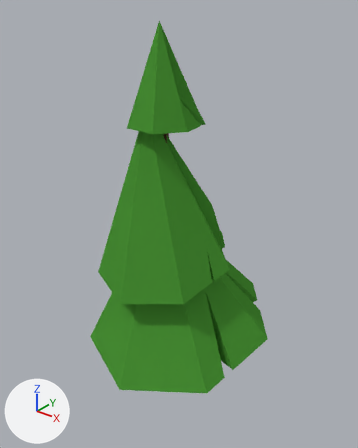
One commit to the Blender file Assets/Models/GrandPineTree.blend: the scene before it, then after it.
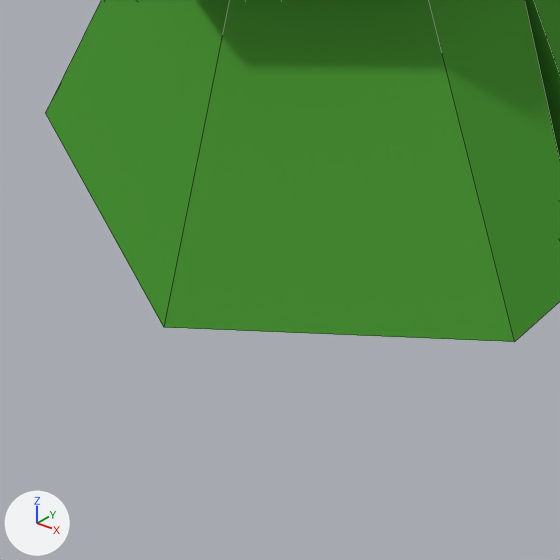
There are two pictures of each version: one whole from a camera (50 mm lens) standing at (13.39, -16.23, 19.86) and looking at (-0.22, 0.78, 9.31), one close up on the part from 22% to 61% of the width and 69% to 100% of the height. Arrows for +X, +Y and +Z are at lower left; the lights stay in place. The close-ups show mesh edges as thin lines.
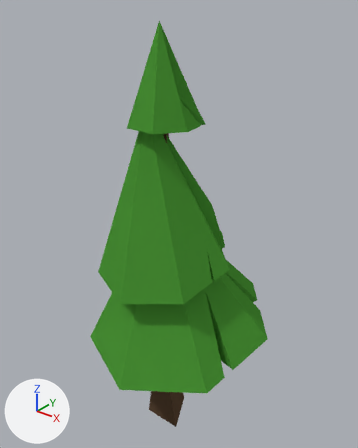
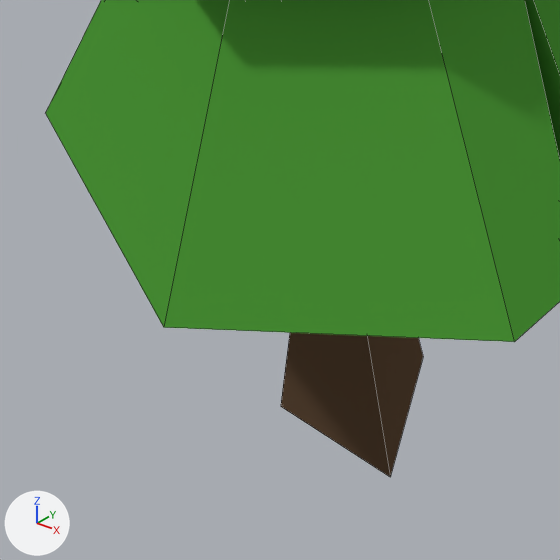
The newer file is also turned or shifted as a whole; pictures and numbers use the older file's frame.

Diff of the bpy script that builds the scene:
```diff
--- a/Assets/Models/GrandPineTree.blend.py
+++ b/Assets/Models/GrandPineTree.blend.py
@@ me_cone_000 @@
+me_cone_000.from_pydata([(-0.11, 0.91, 2.05), (0.51, -0.59, 2.51), (-0.68, -0.59, 2.51), (0.0, 1.33, 0.0), (1.0, -0.67, 0.0), (-1.0, -0.67, 0.0)], [], [(2, 0, 3, 5), (3, 4, 5), (1, 2, 5, 4), (0, 1, 4, 3), (0, 2, 1)])
+for i in [1, 4]: me_cone_000.polygons[i].material_index = 1
+me_cone_000.materials.append(mat_trunk)  # brown #5b4735
+me_cone_000.materials.append(mat_cut)  # beige #e7bd79
@@ ob_cone_001 @@
+ob_cone_001 = bpy.data.objects.new('Cone.001', me_cone_000)
+ob_cone_001.location = (0.0, -0.33, -2.0)
```

Changed parts and their boxes [x1, y1, x2, y2] in the close-ups (560 x 560 px):
'Cone.001', added (brown)
    after: [281, 333, 423, 477]
